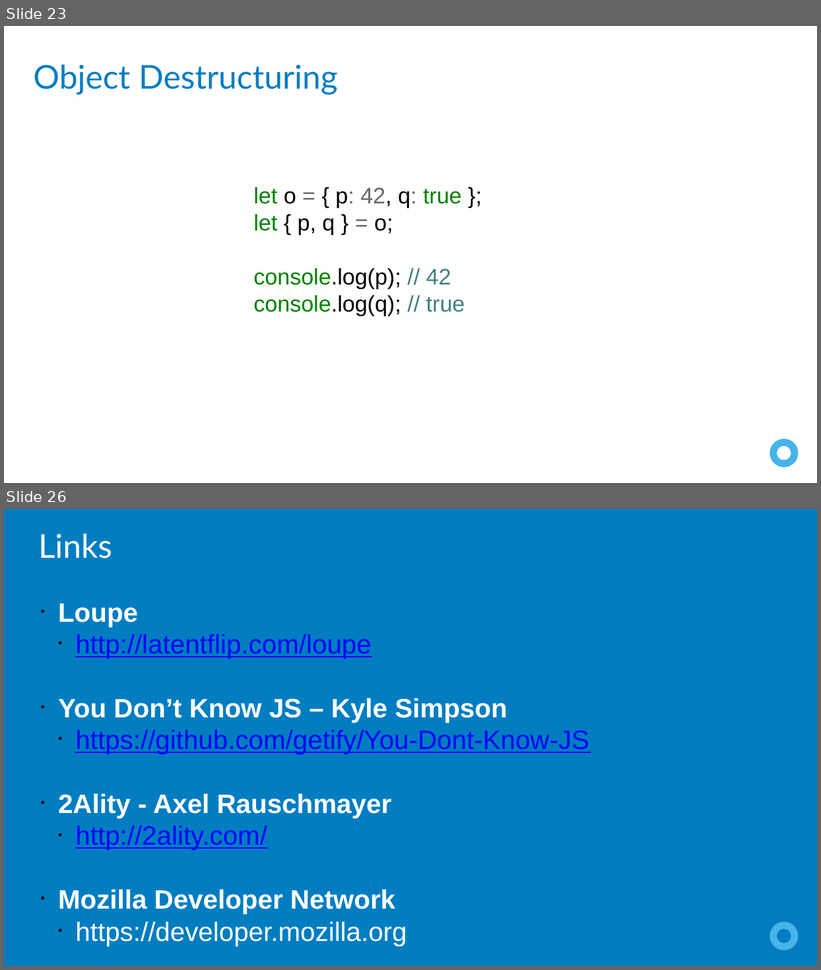
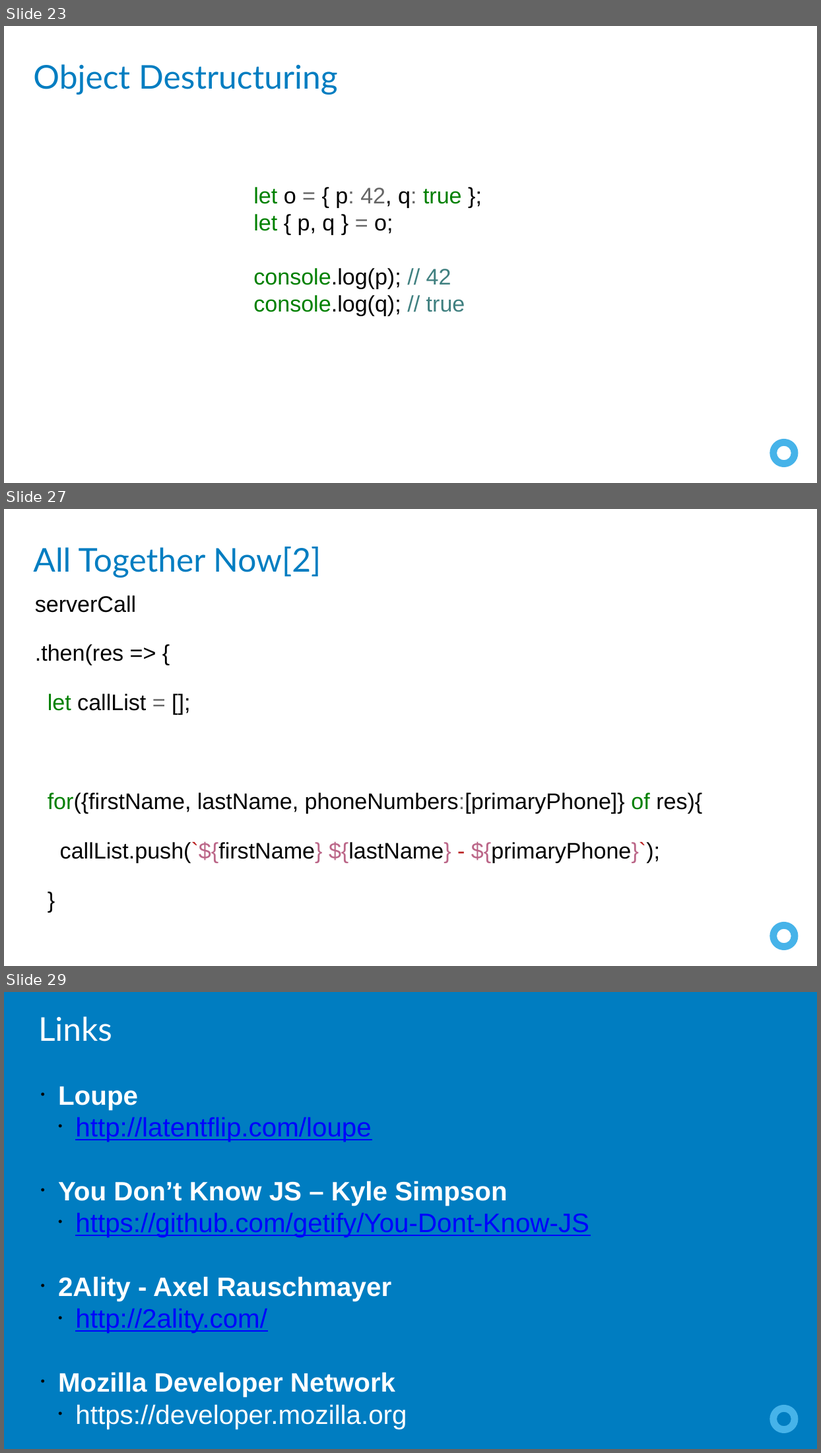
Before and after one commit to leebrandt/Presentations, a slide deck: JavaScriptLevelUp/JavaScriptLevelUp.pptx. Shown one above the other, each under a label of ours: slides 23 and 26 before the commit, slides 23, 27 and 29 after it; the slides between them are not shown. The pictures are 821x970 and 821x1453 pixels, drawn with LibreOffice and Linux fonts; fonts in the diff are those of the drawing. Boxes give left, top, right and bottom in pixels: in the first picture for what was removed or moved away, otherwise in the second. Text is boxed around its words. In the diff, an @@ line names an element or a change of style, - is before the commit and + after.

```diff
--- a/JavaScriptLevelUp/JavaScriptLevelUp.pptx
+++ b/JavaScriptLevelUp/JavaScriptLevelUp.pptx
@@ slide 27 added at box(4, 509, 817, 966), background #FFFFFF; not listed: 1 template element that a slide beside it also shows @@
@@ text added at box(33, 547, 321, 578), 32 pt, text #007DC1 @@
+All Together Now[2]
@@ text added at box(35, 595, 702, 863), 22 pt, text #000000 @@
+serverCall
+.then(res => {
+let callList = [];
+for({firstName, lastName, phoneNumbers:[primaryPhone]} of res){
+callList.push(`${firstName} ${lastName} - ${primaryPhone}`);
+}
+return callList;
+})
@@ what was slide 26 is now slide 29 @@
```
Also in this commit, not shown: 2 slides changed, 5 other slides added, 3 slides removed, 2 other files.
